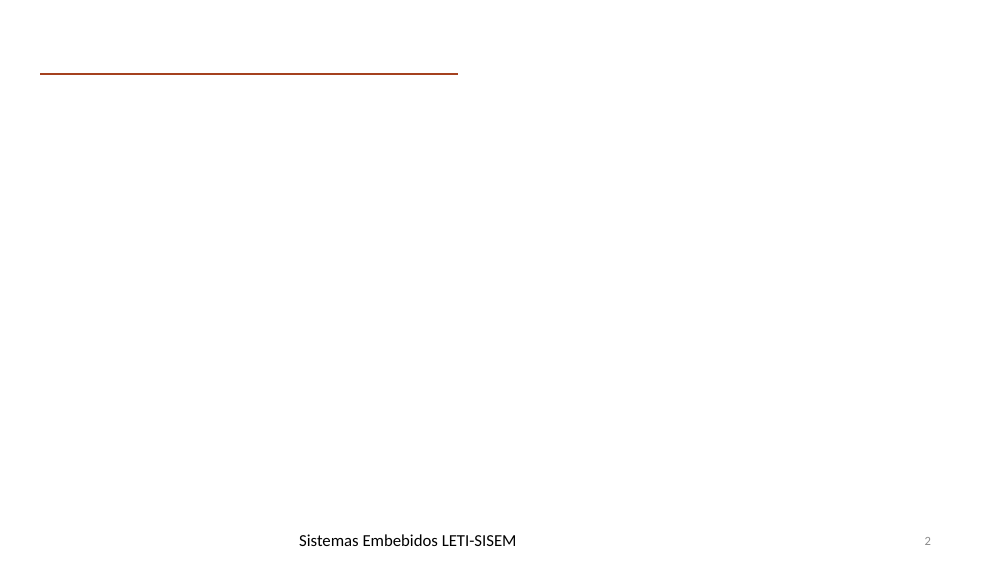
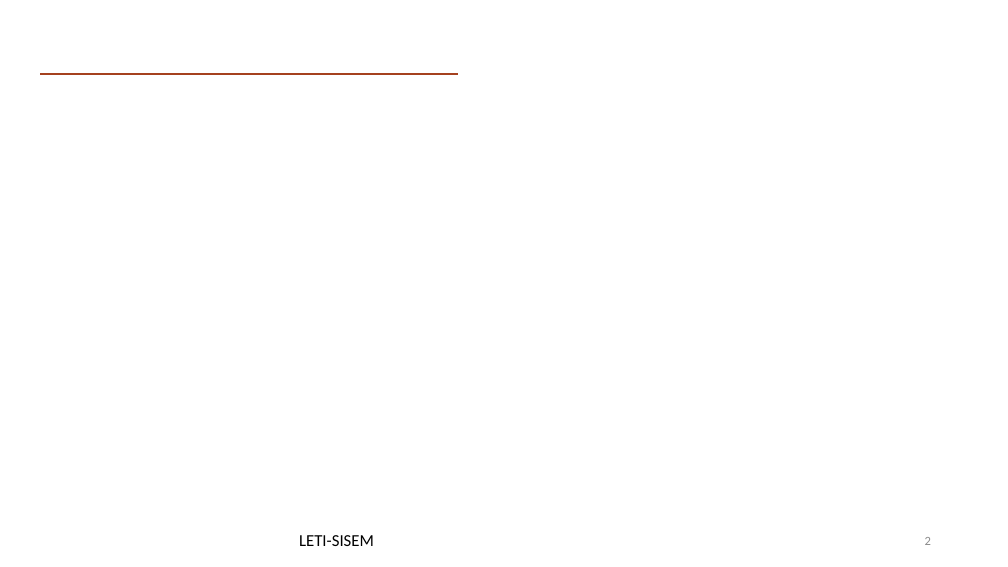
Before and after one commit to RicardoALFCG/uControllers, a slide deck: slide 2 of Módulos/PPT_base.pptx. Drawn at 1008x567 pixels with LibreOffice and Linux fonts; fonts in the diff are those of the drawing; background and template pictures are left out. Boxes give left, top, right and bottom in pixels: in the first picture for what was removed or moved away, otherwise in the second. Text is boxed around its words. In the diff, an @@ line names an element or a change of style, - is before the commit and + after.

```diff
--- a/Módulos/PPT_base.pptx
+++ b/Módulos/PPT_base.pptx
@@ text at (299,535,374,546): text changed @@
-Sistemas Embebidos LETI-SISEM
+LETI-SISEM
```
Also in this commit, not shown: 10 other files.
